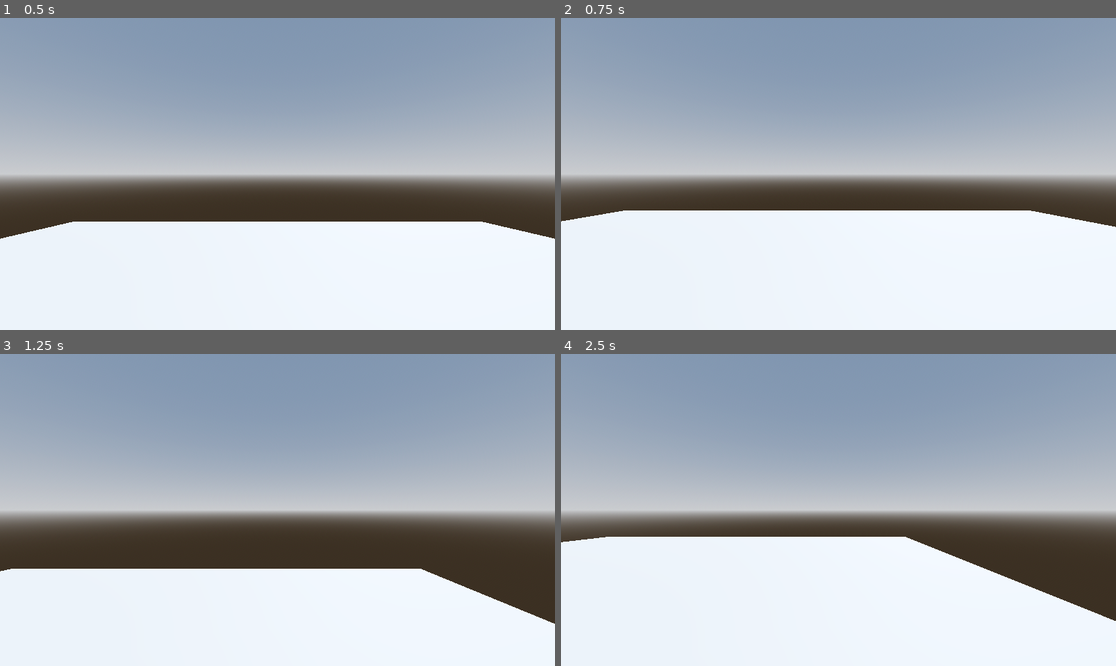
Above: before the commit, frames 1-4 (two rows, left to right).
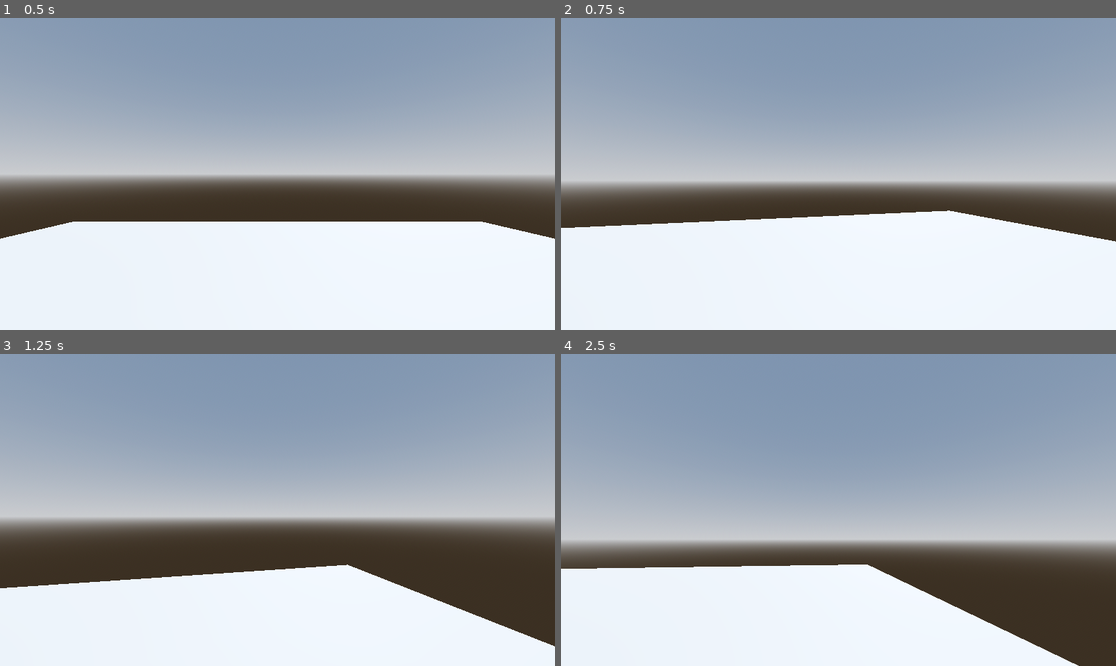
Above: after the commit, the same moments.

Repository: Shuflduf/Sigma-Game
Game: Godot game, scene res://test_world.tscn
Same seed, same stepped clock (60 frames per second), same inputs: the game is played once before the commit and once after it.
Inputs (mouse positions are in pixels of both pictures, inside the frame that each line leads up to):
- Up to frame 1 (0.5 s): no input
- Up to frame 2 (0.75 s): tap Enter at 0.5 s; move the mouse to (960, 158) at 0.52 s; hold D (right) from 0.53 s (still down)
- Up to frame 3 (1.25 s): keep holding D (right); tap Space (jump) at 0.77 s
- Up to frame 4 (2.5 s): move the mouse to (727, 525) at 1.27 s; release D (right) at 1.28 s; hold S (backwards) 1.28-2.03 s; tap Space (jump) at 1.52 s; move the mouse to (894, 441) at 2.02 s; hold D (right) from 2.03 s (still down)

Frame 1 is identical in both runs. In frame 2, 8.4% of the frame differs, in the area x 0-100%, y 50-72%; in frame 3, 9.5%; in frame 4, 25%, in the area x 0-100%, y 42-100%.

Commit message:
simple camera movement

Diff:
--- /dev/null
+++ b/camera_movement.gd
@@ -0,0 +1,20 @@
+extends Node
+
+@export var sensitivity = 0.001
+@export var cam: Camera3D
+@onready var player: CharacterBody3D = get_parent()
+
+func _ready() -> void:
+	Input.mouse_mode = Input.MOUSE_MODE_CAPTURED
+
+func _unhandled_input(event: InputEvent) -> void:
+	if Input.mouse_mode != Input.MOUSE_MODE_CAPTURED:
+		return
+
+	if event is InputEventMouseMotion:
+		player.rotate_y(-event.relative.x * sensitivity)
+		cam.rotate_x(-event.relative.y * sensitivity)
+
+func _unhandled_key_input(event: InputEvent) -> void:
+	if event.is_action_pressed("ui_cancel"):
+		Input.mouse_mode = Input.MOUSE_MODE_VISIBLE if Input.mouse_mode == Input.MOUSE_MODE_CAPTURED else Input.MOUSE_MODE_CAPTURED
--- a/player.tscn
+++ b/player.tscn
@@ -2,6 +2,7 @@
 
 [ext_resource type="Script" uid="uid://bk5crhjeltbbs" path="res://player.gd" id="1_4flbx"]
 [ext_resource type="Script" uid="uid://dfht6bvb6ftrq" path="res://player_movement.gd" id="2_onrkg"]
+[ext_resource type="Script" uid="uid://n8jg18xmaay2" path="res://camera_movement.gd" id="3_i3pqv"]
 
 [sub_resource type="CylinderShape3D" id="CylinderShape3D_sh265"]
 
@@ -21,3 +22,7 @@
 
 [node name="PlayerMovement" type="Node" parent="." unique_id=1064745213]
 script = ExtResource("2_onrkg")
+
+[node name="CameraMovement" type="Node" parent="." unique_id=569906274 node_paths=PackedStringArray("cam")]
+script = ExtResource("3_i3pqv")
+cam = NodePath("../Camera3D")
--- a/player_movement.gd
+++ b/player_movement.gd
@@ -4,6 +4,6 @@
 
 func _physics_process(delta: float) -> void:
 	var input_dir = Input.get_vector("left", "right", "forwards", "backwards")
-	var move_dir = input_dir.rotated(player.rotation.y) * speed
+	var move_dir = input_dir.rotated(-player.rotation.y) * speed
 	player.velocity.x = lerp(player.velocity.x, move_dir.x, delta * 10.0)
 	player.velocity.z = lerp(player.velocity.z, move_dir.y, delta * 10.0)
Not shown, added: camera_movement.gd.uid
